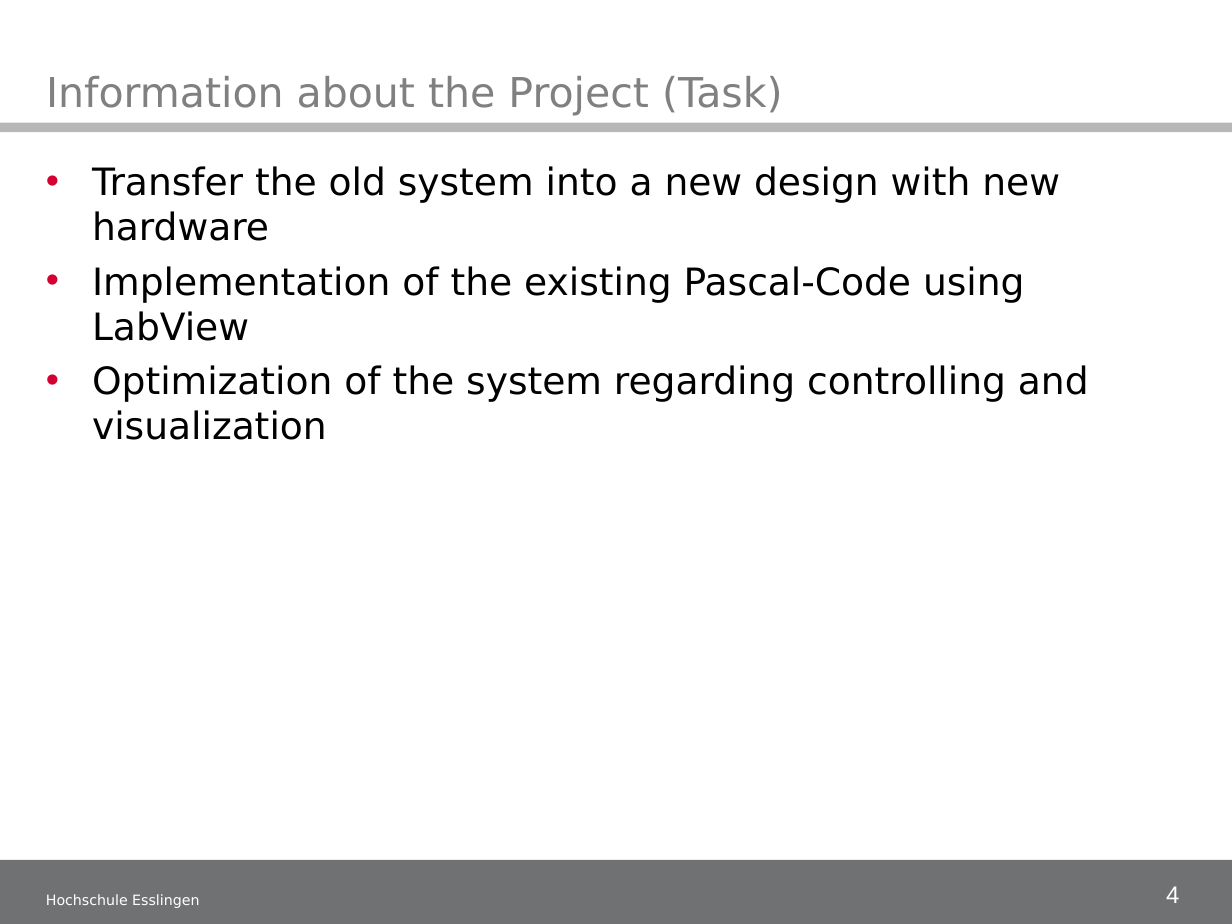
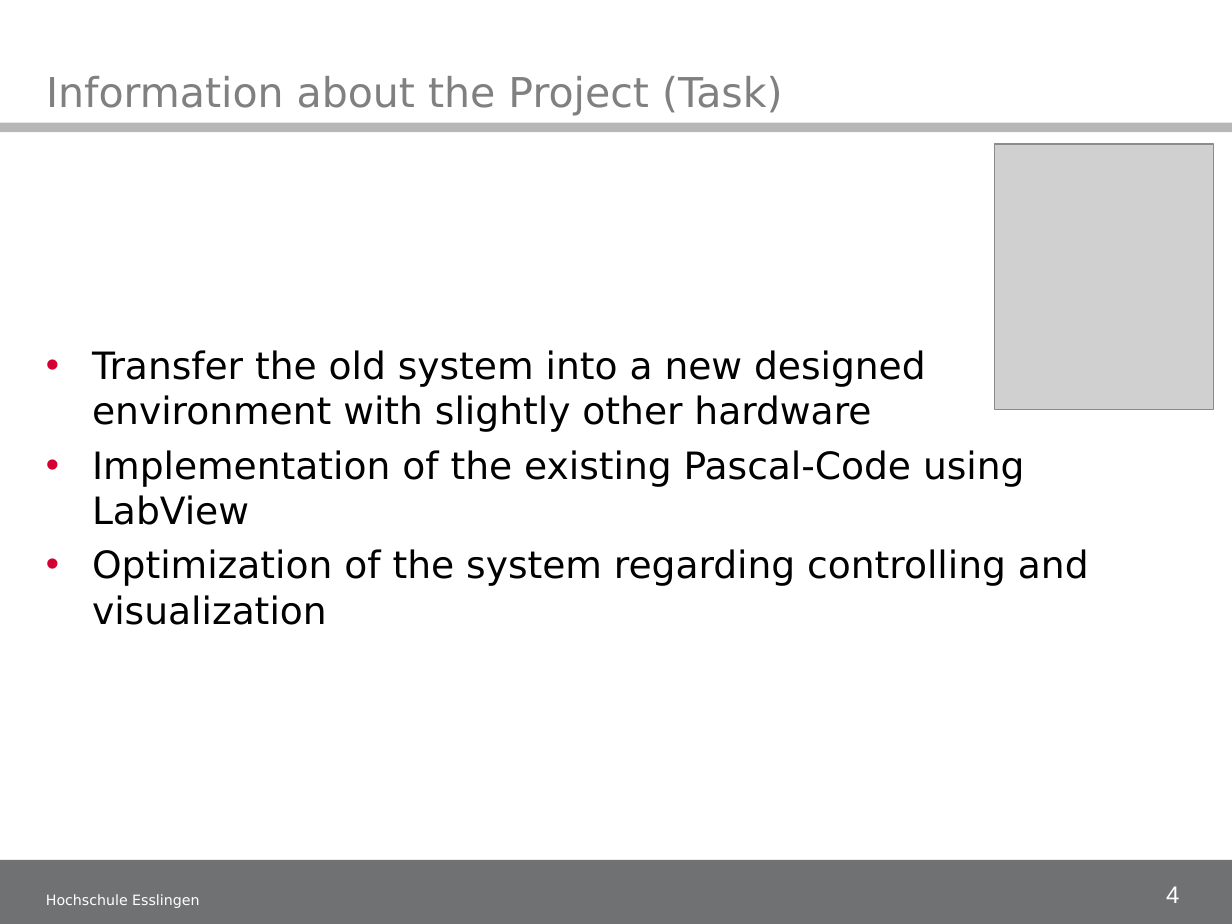
Before and after one commit to illogicdev/magneto, a slide deck: slide 4 of doku/50_Midtermpresentation/Midterm presentation_1.ppt. Drawn at 1232x924 pixels with LibreOffice and Linux fonts; fonts in the diff are those of the drawing; grey boxes stand for pictures; background and template pictures are left out. Boxes give left, top, right and bottom in pixels: in the first picture for what was removed or moved away, otherwise in the second. Text is boxed around its words. In the diff, an @@ line names an element or a change of style, - is before the commit and + after.

```diff
--- a/doku/50_Midtermpresentation/Midterm presentation_1.ppt
+++ b/doku/50_Midtermpresentation/Midterm presentation_1.ppt
@@ picture added at [994,144,1214,409] @@
@@ text "Transfer the old system into ...": place and size @@
-text "Transfer the old system into ..." at [92,166,1089,440]
+text "Transfer the old system into ..." at [92,350,1089,625]
@@ text at [92,350,926,432]: text changed @@
-• Transfer the old system into a new design with new hardware
+• Transfer the old system into a new designed environment with slightly other hardware
```
Also in this commit, not shown: 2 other slides changed.
